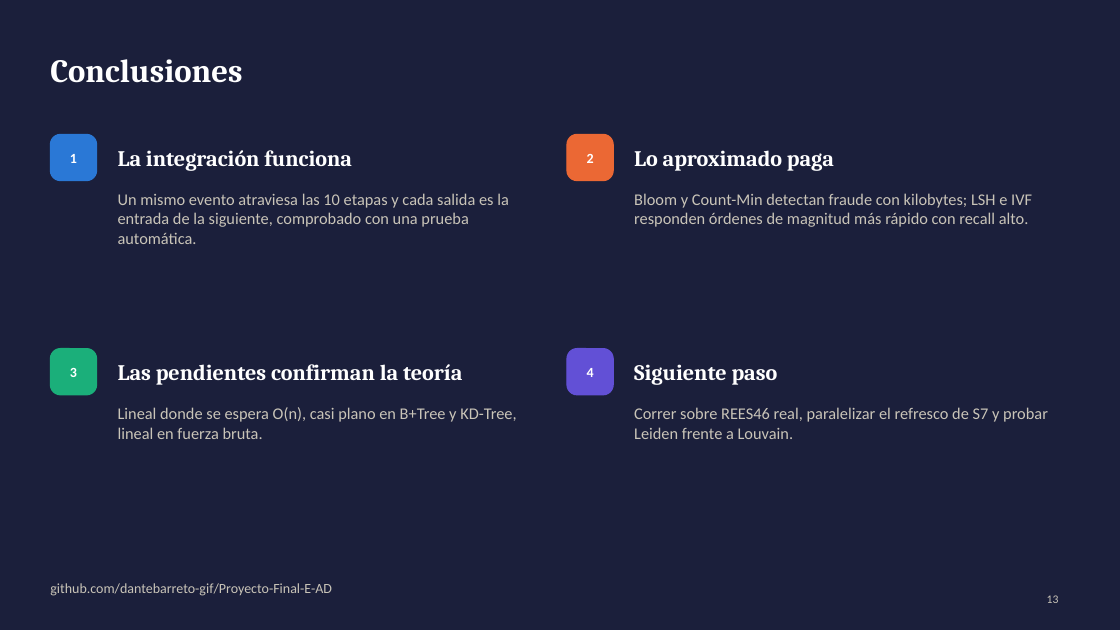
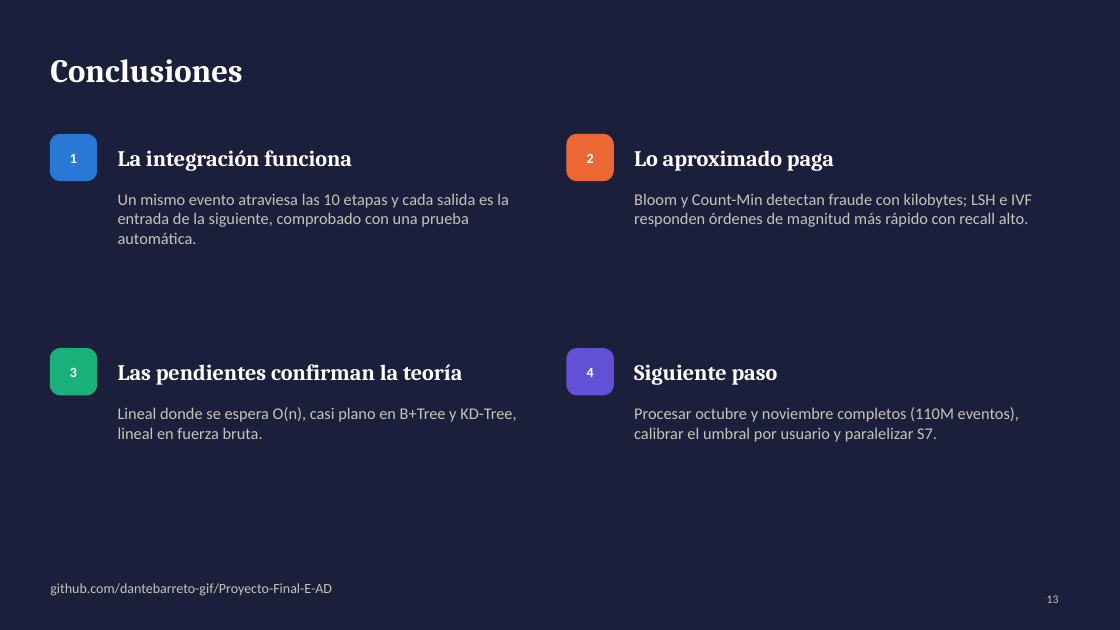
Before and after one commit to dantebarreto-gif/Proyecto-Final-E-AD, a slide deck: slide 13 of report/Presentacion_Final.pptx. Drawn at 1120x630 pixels with LibreOffice and Linux fonts; fonts in the diff are those of the drawing. Boxes give left, top, right and bottom in pixels: in the first picture for what was removed or moved away, otherwise in the second. Text is boxed around its words. In the diff, an @@ line names an element or a change of style, - is before the commit and + after.

```diff
--- a/report/Presentacion_Final.pptx
+++ b/report/Presentacion_Final.pptx
@@ text at (634, 407, 1019, 442): text changed @@
-Correr sobre REES46 real, paralelizar el refresco de S7 y probar Leiden frente a Louvain.
+Procesar octubre y noviembre completos (110M eventos), calibrar el umbral por usuario y paralelizar S7.
```
Also in this commit, not shown: 7 other slides changed, 10 other files.
